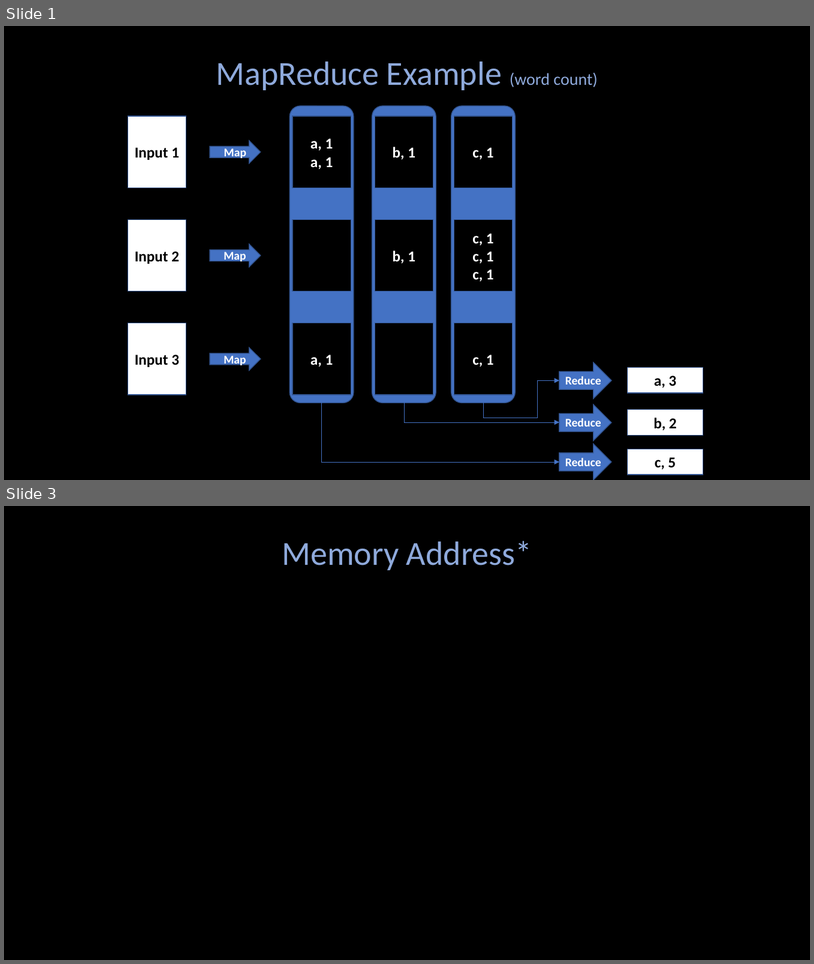
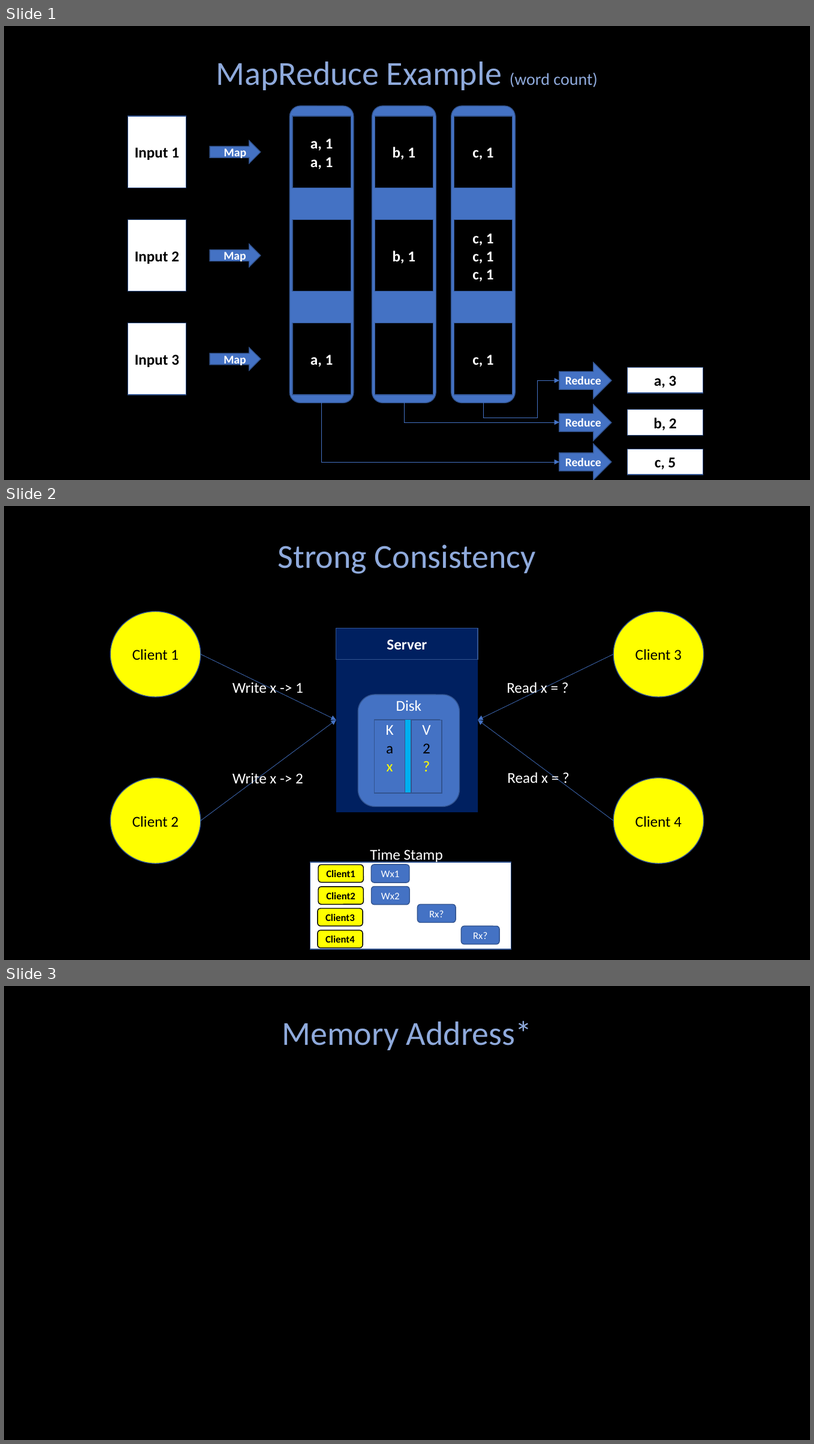
Before and after one commit to Angold-4/ds, a slide deck: docs/figures/figures.pptx. Shown one above the other, each under a label of ours: slides 1 and 3 before the commit, slides 1, 2 and 3 after it; the slides between them are not shown. The pictures are 814x964 and 814x1444 pixels, drawn with LibreOffice and Linux fonts; fonts in the diff are those of the drawing. Boxes give left, top, right and bottom in pixels: in the first picture for what was removed or moved away, otherwise in the second. Text is boxed around its words. In the diff, an @@ line names an element or a change of style, - is before the commit and + after.

```diff
--- a/docs/figures/figures.pptx
+++ b/docs/figures/figures.pptx
@@ slide 2 added at (4, 506, 810, 960), background #000000 @@
@@ text added at (278, 544, 536, 574), 40 pt, text #8FAADC @@
+Strong Consistency
@@ ellipse added at (110, 611, 201, 697), fill #FFFF00, outline #325491 1 pt, 18 pt, text #000000 @@
+Client 1
@@ ellipse added at (614, 611, 704, 697), fill #FFFF00, outline #325491 1 pt, 18 pt, text #000000 @@
+Client 3
@@ rectangle added at (336, 628, 477, 812), fill #002060 @@
@@ rectangle added at (336, 628, 477, 660), fill #002060, outline #325491 1 pt, 18 pt, text #FFFFFF, bold @@
+Server
@@ arrow added from (201, 654) to (336, 720), #4472C4 0.5 pt @@
@@ arrow added from (614, 654) to (478, 720), #4472C4 0.5 pt @@
@@ text added at (233, 680, 303, 693), 18 pt, text #FFFFFF @@
+Write x -> 1
@@ text added at (507, 682, 548, 696), 18 pt, text #FFFFFF @@
+Read x = ?
@@ rounded rectangle added at (359, 694, 460, 806), fill #4472C4, outline #325491 1 pt, 18 pt, text #FFFFFF @@
+Disk
@@ arrow added from (201, 820) to (336, 720), #4472C4 0.5 pt @@
@@ rectangle added at (375, 720, 440, 793), fill #00B0F0, outline #325491 1 pt @@
@@ rectangle added at (375, 720, 405, 793), fill #4472C4, outline #325491 1 pt, 18 pt, text #FFFFFF @@
+K
+a
+x
@@ rectangle added at (412, 720, 443, 793), fill #4472C4, outline #325491 1 pt, 18 pt, text #FFFFFF @@
+V
+2
+?
@@ arrow added from (614, 820) to (478, 720), #4472C4 0.5 pt @@
@@ text added at (233, 771, 303, 787), 18 pt, text #FFFFFF @@
+Write x -> 2
@@ text added at (507, 771, 548, 783), 18 pt, text #FFFFFF @@
+Read x = ?
@@ ellipse added at (110, 778, 201, 863), fill #FFFF00, outline #325491 1 pt, 18 pt, text #000000 @@
+Client 2
@@ ellipse added at (614, 778, 704, 863), fill #FFFF00, outline #325491 1 pt, 18 pt, text #000000 @@
+Client 4
@@ rectangle added at (311, 862, 512, 949), fill #FFFFFF, outline #325491 1 pt @@
@@ rounded rectangle added at (318, 865, 364, 882), fill #FFFF00, outline #000000 1 pt, 12 pt, text #000000, bold @@
+Client1
@@ text added at (370, 849, 443, 863), 18 pt, text #FFFFFF @@
+Time Stamp
@@ rounded rectangle added at (371, 864, 410, 882), fill #4472C4, outline #325491 1 pt, 12 pt, text #FFFFFF @@
+Wx1
@@ rounded rectangle added at (318, 886, 364, 904), fill #FFFF00, outline #000000 1 pt, 12 pt, text #000000, bold @@
+Client2
@@ rounded rectangle added at (372, 886, 410, 904), fill #4472C4, outline #325491 1 pt, 12 pt, text #FFFFFF @@
+Wx2
@@ rounded rectangle added at (318, 908, 363, 926), fill #FFFF00, outline #000000 1 pt, 12 pt, text #000000, bold @@
+Client3
@@ rounded rectangle added at (418, 904, 456, 922), fill #4472C4, outline #325491 1 pt, 12 pt, text #FFFFFF @@
+Rx?
@@ rounded rectangle added at (318, 930, 363, 948), fill #FFFF00, outline #000000 1 pt, 12 pt, text #000000, bold @@
+Client4
@@ rounded rectangle added at (461, 926, 500, 944), fill #4472C4, outline #325491 1 pt, 12 pt, text #FFFFFF @@
+Rx?
```
Also in this commit, not shown: 1 slide removed, 4 other files.
